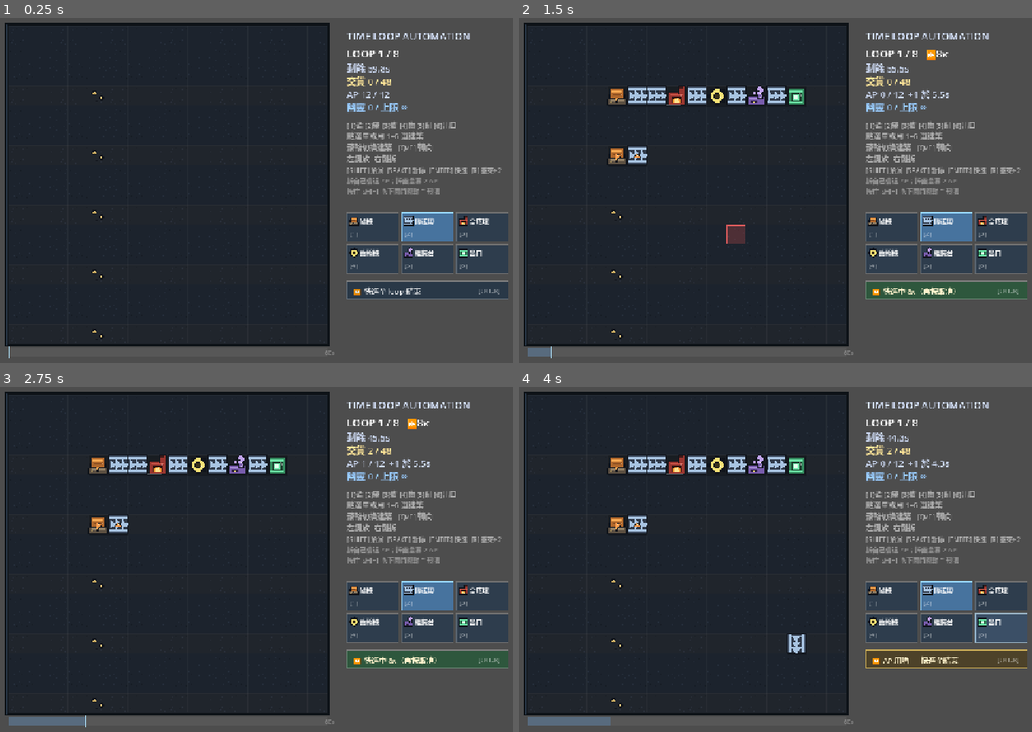
Above: before the commit, frames 1-4 (two rows, left to right).
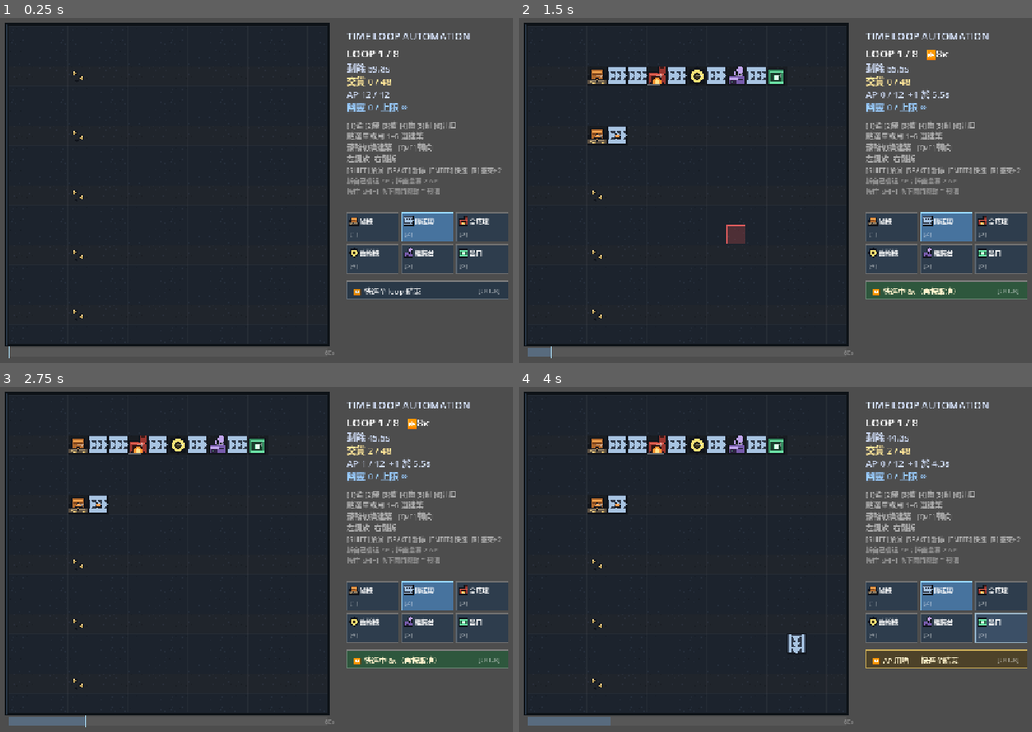
Above: after the commit, the same moments.

Repository: NoahYau/time-loop-mini-automation
Game: Godot game, scene res://scenes/sandbox.tscn
Same seed, same stepped clock (60 frames per second), same inputs: the game is played once before the commit and once after it.
Inputs (mouse positions are in pixels of both pictures, inside the frame that each line leads up to):
- Up to frame 1 (0.25 s): no input
- Up to frame 2 (1.5 s): tap Enter at 0.5 s; move the mouse to (975, 180) at 0.52 s; hold D 0.53-1.25 s; tap B at 0.6 s; click (975, 180) at 0.67 s; tap Space at 0.77, 1.25 s; drag from (708, 214) to (806, 269) at 1.27 s
- Up to frame 3 (2.75 s): move the mouse to (379, 487) at 2.02 s; hold D from 2.03 s (still down); tap E at 2.1 s
- Up to frame 4 (4 s): release D at 2.75 s; tap Enter at 2.75 s; drag from (806, 638) to (647, 511) at 2.77 s; move the mouse to (1026, 618) at 3.52 s; hold A from 3.53 s (still down); tap G at 3.6 s; tap Space at 3.77 s

The runs differ from the first frame. In frame 1, less than 0.1% of the frame differs, in the area x 14-20%, y 15-93%; in frame 2, 3.5%; in frame 3, 3.5%; in frame 4, 3.5%, in the area x 13-56%, y 14-93%.

Commit message:
feat: 礦脈整體往上一格、往左一格（x=3, y=2/5/8/11/14）

Diff:
--- a/game/scenes/sandbox.gd
+++ b/game/scenes/sandbox.gd
@@ -358,9 +358,9 @@
 ## 共 10 件建築，60 秒約 15 件零件。
 func debug_build_line(y: int) -> int:
 	var line := [
-		[4, K.T_MINER], [5, K.T_BELT], [6, K.T_BELT], [7, K.T_FURNACE],
-		[8, K.T_BELT], [9, K.T_GEAR], [10, K.T_BELT], [11, K.T_ASSEMBLER],
-		[12, K.T_BELT], [13, K.T_SINK],
+		[3, K.T_MINER], [4, K.T_BELT], [5, K.T_BELT], [6, K.T_FURNACE],
+		[7, K.T_BELT], [8, K.T_GEAR], [9, K.T_BELT], [10, K.T_ASSEMBLER],
+		[11, K.T_BELT], [12, K.T_SINK],
 	]
 	var ok := 0
 	for item in line:
--- a/game/sim/constants.gd
+++ b/game/sim/constants.gd
@@ -47,9 +47,9 @@
 const ITEM_PART: int = 3
 
 # --- 礦脈（B 規則）：礦機只可以擺喺礦脈上，每條礦脈一行 ---
-const ORE_X: int = 4
+const ORE_X: int = 3
 # 5 條礦脈，間距 3 格（16 行棋盤）
-const ORE_LANES: Array = [3, 6, 9, 12, 15]
+const ORE_LANES: Array = [2, 5, 8, 11, 14]
 
 # --- 幽靈上限 ---
 # 0 = 唔封頂。本作真正嘅上限係地圖：7 條礦脈 = 最多 7 條產線。
--- a/game/tests/bench_regen.gd
+++ b/game/tests/bench_regen.gd
@@ -4,8 +4,8 @@
 
 func _line_cells() -> Array:
 	return [
-		[4, K.T_MINER], [5, K.T_BELT], [6, K.T_FURNACE], [7, K.T_BELT],
-		[8, K.T_GEAR], [9, K.T_BELT], [10, K.T_ASSEMBLER], [11, K.T_BELT], [12, K.T_SINK],
+		[3, K.T_MINER], [4, K.T_BELT], [5, K.T_FURNACE], [6, K.T_BELT],
+		[7, K.T_GEAR], [8, K.T_BELT], [9, K.T_ASSEMBLER], [10, K.T_BELT], [11, K.T_SINK],
 	]
 
 func _initialize() -> void:
--- a/game/tests/test_determinism.gd
+++ b/game/tests/test_determinism.gd
@@ -16,29 +16,29 @@
 var failures: int = 0
 
 var SCRIPT_A: Array = [
-	{"t": 0, "k": K.C_BUILD, "x": 4, "y": 3, "type": K.T_MINER, "dir": K.D_E},
-	{"t": 2, "k": K.C_BUILD, "x": 5, "y": 3, "type": K.T_BELT, "dir": K.D_E},
-	{"t": 4, "k": K.C_BUILD, "x": 6, "y": 3, "type": K.T_BELT, "dir": K.D_E},
-	{"t": 6, "k": K.C_BUILD, "x": 7, "y": 3, "type": K.T_FURNACE, "dir": K.D_E},
-	{"t": 8, "k": K.C_BUILD, "x": 8, "y": 3, "type": K.T_BELT, "dir": K.D_E},
-	{"t": 10, "k": K.C_BUILD, "x": 9, "y": 3, "type": K.T_GEAR, "dir": K.D_E},
-	{"t": 12, "k": K.C_BUILD, "x": 10, "y": 3, "type": K.T_BELT, "dir": K.D_E},
-	{"t": 14, "k": K.C_BUILD, "x": 11, "y": 3, "type": K.T_ASSEMBLER, "dir": K.D_E},
-	{"t": 16, "k": K.C_BUILD, "x": 12, "y": 3, "type": K.T_BELT, "dir": K.D_E},
-	{"t": 18, "k": K.C_BUILD, "x": 13, "y": 3, "type": K.T_SINK, "dir": K.D_E},
+	{"t": 0, "k": K.C_BUILD, "x": 3, "y": 2, "type": K.T_MINER, "dir": K.D_E},
+	{"t": 2, "k": K.C_BUILD, "x": 4, "y": 2, "type": K.T_BELT, "dir": K.D_E},
+	{"t": 4, "k": K.C_BUILD, "x": 5, "y": 2, "type": K.T_BELT, "dir": K.D_E},
+	{"t": 6, "k": K.C_BUILD, "x": 6, "y": 2, "type": K.T_FURNACE, "dir": K.D_E},
+	{"t": 8, "k": K.C_BUILD, "x": 7, "y": 2, "type": K.T_BELT, "dir": K.D_E},
+	{"t": 10, "k": K.C_BUILD, "x": 8, "y": 2, "type": K.T_GEAR, "dir": K.D_E},
+	{"t": 12, "k": K.C_BUILD, "x": 9, "y": 2, "type": K.T_BELT, "dir": K.D_E},
+	{"t": 14, "k": K.C_BUILD, "x": 10, "y": 2, "type": K.T_ASSEMBLER, "dir": K.D_E},
+	{"t": 16, "k": K.C_BUILD, "x": 11, "y": 2, "type": K.T_BELT, "dir": K.D_E},
+	{"t": 18, "k": K.C_BUILD, "x": 12, "y": 2, "type": K.T_SINK, "dir": K.D_E},
 ]
 
 var SCRIPT_B: Array = [
-	{"t": 0, "k": K.C_BUILD, "x": 4, "y": 9, "type": K.T_MINER, "dir": K.D_E},
-	{"t": 2, "k": K.C_BUILD, "x": 5, "y": 9, "type": K.T_BELT, "dir": K.D_E},
-	{"t": 4, "k": K.C_BUILD, "x": 6, "y": 9, "type": K.T_BELT, "dir": K.D_E},
-	{"t": 6, "k": K.C_BUILD, "x": 7, "y": 9, "type": K.T_FURNACE, "dir": K.D_E},
-	{"t": 8, "k": K.C_BUILD, "x": 8, "y": 9, "type": K.T_BELT, "dir": K.D_E},
-	{"t": 10, "k": K.C_BUILD, "x": 9, "y": 9, "type": K.T_GEAR, "dir": K.D_E},
-	{"t": 12, "k": K.C_BUILD, "x": 10, "y": 9, "type": K.T_BELT, "dir": K.D_E},
-	{"t": 14, "k": K.C_BUILD, "x": 11, "y": 9, "type": K.T_ASSEMBLER, "dir": K.D_E},
-	{"t": 16, "k": K.C_BUILD, "x": 12, "y": 9, "type": K.T_BELT, "dir": K.D_E},
-	{"t": 18, "k": K.C_BUILD, "x": 13, "y": 9, "type": K.T_SINK, "dir": K.D_E},
+	{"t": 0, "k": K.C_BUILD, "x": 3, "y": 8, "type": K.T_MINER, "dir": K.D_E},
+	{"t": 2, "k": K.C_BUILD, "x": 4, "y": 8, "type": K.T_BELT, "dir": K.D_E},
+	{"t": 4, "k": K.C_BUILD, "x": 5, "y": 8, "type": K.T_BELT, "dir": K.D_E},
+	{"t": 6, "k": K.C_BUILD, "x": 6, "y": 8, "type": K.T_FURNACE, "dir": K.D_E},
+	{"t": 8, "k": K.C_BUILD, "x": 7, "y": 8, "type": K.T_BELT, "dir": K.D_E},
+	{"t": 10, "k": K.C_BUILD, "x": 8, "y": 8, "type": K.T_GEAR, "dir": K.D_E},
+	{"t": 12, "k": K.C_BUILD, "x": 9, "y": 8, "type": K.T_BELT, "dir": K.D_E},
+	{"t": 14, "k": K.C_BUILD, "x": 10, "y": 8, "type": K.T_ASSEMBLER, "dir": K.D_E},
+	{"t": 16, "k": K.C_BUILD, "x": 11, "y": 8, "type": K.T_BELT, "dir": K.D_E},
+	{"t": 18, "k": K.C_BUILD, "x": 12, "y": 8, "type": K.T_SINK, "dir": K.D_E},
 ]
 
 func _initialize() -> void:
@@ -299,9 +299,9 @@
 ## 12 AP 只夠鋪 1 條線，所以每個 loop 增長 1 條。
 func _lane_line(y: int) -> Array:
 	var q := [
-		[4, K.T_MINER], [5, K.T_BELT], [6, K.T_BELT], [7, K.T_FURNACE],
-		[8, K.T_BELT], [9, K.T_GEAR], [10, K.T_BELT], [11, K.T_ASSEMBLER],
-		[12, K.T_BELT], [13, K.T_SINK],
+		[3, K.T_MINER], [4, K.T_BELT], [5, K.T_BELT], [6, K.T_FURNACE],
+		[7, K.T_BELT], [8, K.T_GEAR], [9, K.T_BELT], [10, K.T_ASSEMBLER],
+		[11, K.T_BELT], [12, K.T_SINK],
 	]
 	var out: Array = []
 	for i in range(q.size()):
@@ -559,7 +559,7 @@
 	for x in range(10):
 		script.append({"t": x * 15, "k": K.C_BUILD, "x": 4 + x, "y": 3, "type": K.T_BELT, "dir": K.D_E})
 	# 遲啲（回咗 AP 之後）再建一個
-	script.append({"t": 700, "k": K.C_BUILD, "x": 20, "y": 3, "type": K.T_BELT, "dir": K.D_E})
+	script.append({"t": 700, "k": K.C_BUILD, "x": 19, "y": 2, "type": K.T_BELT, "dir": K.D_E})
 	for tick in range(K.LOOP_TICKS):
 		while i < script.size() and int(script[i]["t"]) <= live.world.tick:
 			var s: Dictionary = script[i]
Not shown, added: game/art/buildings/assembler.png.import
Not shown, added: game/art/buildings/belt_e_a.png.import
Not shown, added: game/art/buildings/belt_e_b.png.import
Not shown, added: game/art/buildings/belt_n_a.png.import
Not shown, added: game/art/buildings/belt_n_b.png.import
Not shown, added: game/art/buildings/belt_s_a.png.import
Not shown, added: game/art/buildings/belt_s_b.png.import
Not shown, added: game/art/buildings/belt_w_a.png.import
Not shown, added: game/art/buildings/belt_w_b.png.import
Not shown, added: game/art/buildings/furnace_a.png.import
Not shown, added: game/art/buildings/furnace_b.png.import
Not shown, added: game/art/buildings/gear.png.import
(and 8 more such lines)
